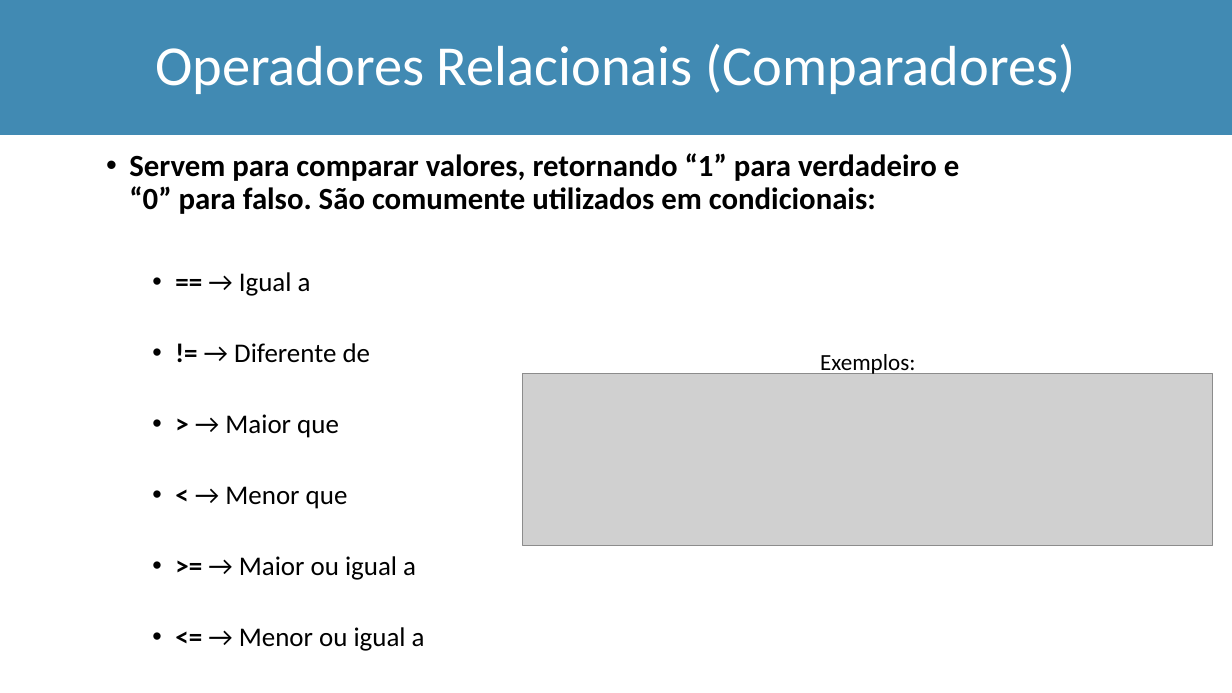
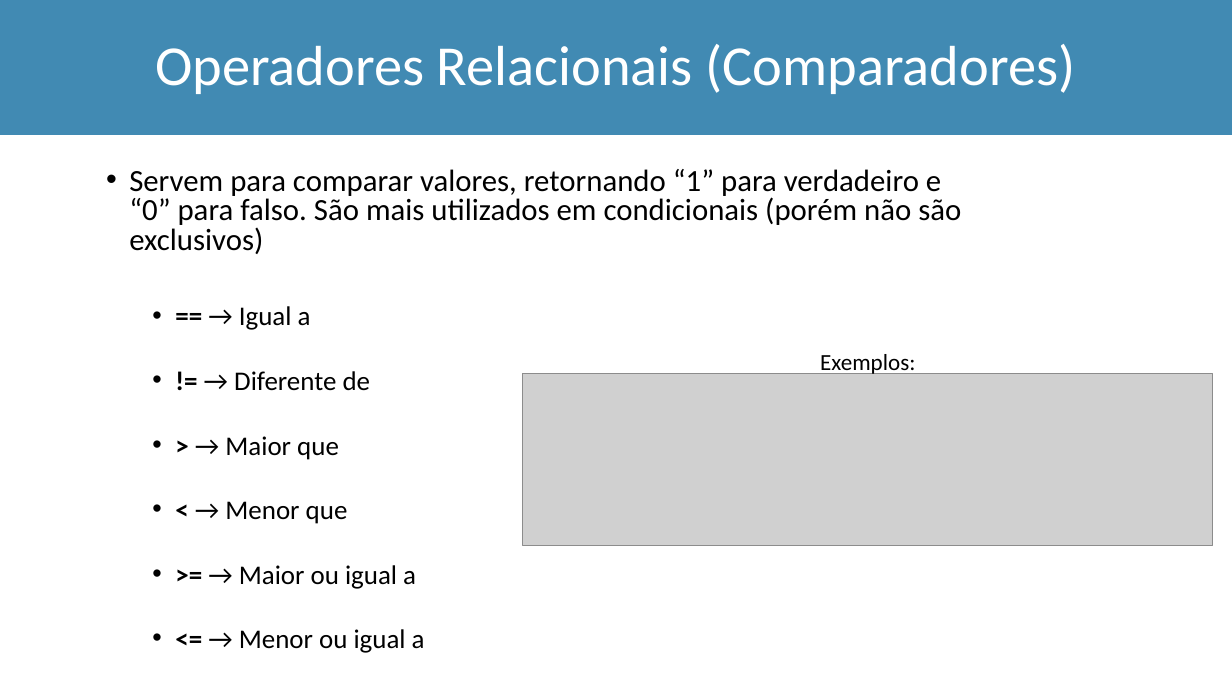
Before and after one commit to Marcio-Salmazo/Aulas, a slide deck: slide 41 of UNIUBE-LP/Teoria_LP.pptx (slide 34 before the commit). Drawn at 1232x693 pixels with LibreOffice and Linux fonts; fonts in the diff are those of the drawing; grey boxes stand for pictures. Boxes give left, top, right and bottom in pixels: in the first picture for what was removed or moved away, otherwise in the second. Text is boxed around its words. In the diff, an @@ line names an element or a change of style, - is before the commit and + after.

```diff
--- a/UNIUBE-LP/Teoria_LP.pptx
+++ b/UNIUBE-LP/Teoria_LP.pptx
@@ text "Servem para comparar valores, retornando ...": place and size @@
-text "Servem para comparar valores, retornando ..." at (129,153,959,651)
+text "Servem para comparar valores, retornando ..." at (129,169,961,653)
@@ text at (129,169,961,254): text changed; bold off @@
-• Servem para comparar valores, retornando “1” para verdadeiro e “0” para falso. São comumente utilizados em condicionais:
+• Servem para comparar valores, retornando “1” para verdadeiro e “0” para falso. São mais utilizados em condicionais (porém não são exclusivos)
@@ text at (225,306,425,653): line spacing 0.9 to 0.8 @@
```
Also in this commit, not shown: 2 other slides changed, 15 slides added, 3 other files.
